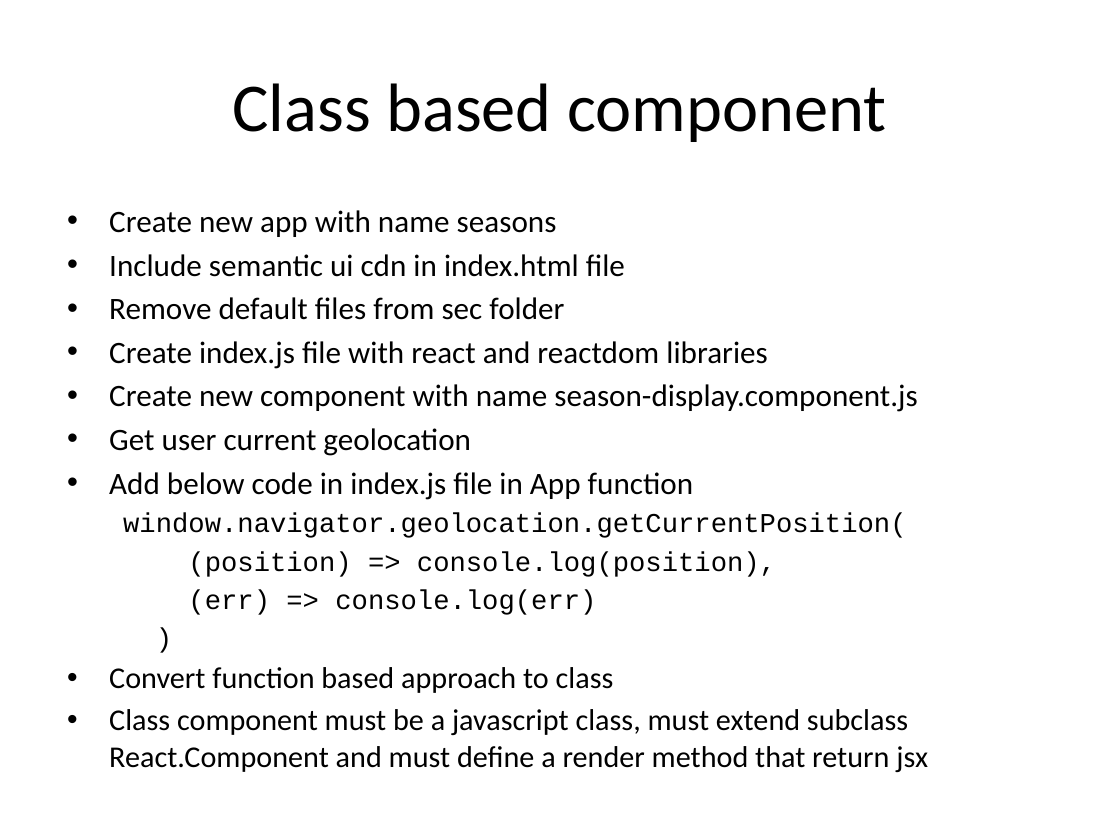
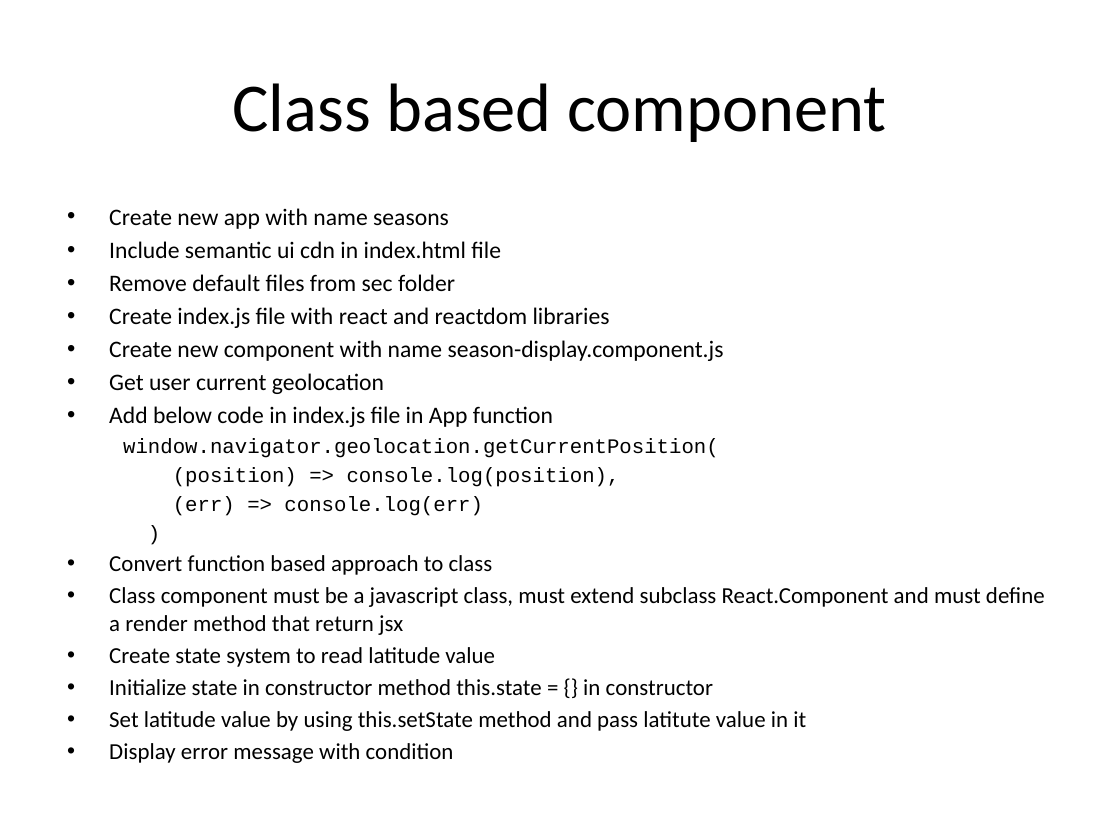
Before and after one commit to chetanbakshi/reactjs, a slide deck: slide 8 of reactjs.pptx. Drawn at 1120x840 pixels with LibreOffice and Linux fonts; fonts in the diff are those of the drawing. Boxes give left, top, right and bottom in pixels: in the first picture for what was removed or moved away, otherwise in the second. Text is boxed around its words. In the diff, an @@ line names an element or a change of style, - is before the commit and + after.

Commit message:
Coverted seasons application from function to class based approach

```diff
--- a/reactjs.pptx
+++ b/reactjs.pptx
@@ text at bbox=[109, 208, 1045, 635]: size 20 to 15.2 pt in "Create new app with name seasons", "Include semantic ui cdn in index.html file", "Remove default files from sec folder", "Create index.js file with react and reactdom ..." and 3 more places; size 17.5 to 13.3 pt in "window.navigator.geolocation.getCurrentPosition(", "(position) => console.log(position),", "(err) => console.log(err)", ")"; size 19.4 to 14.7 pt in "Convert function based approach to class", "Class component must be a javascript class, ..." @@
@@ text at bbox=[109, 647, 806, 763]: paragraphs added @@
+• Create state system to read latitude value
+• Initialize state in constructor method this.state = {} in constructor
+• Set latitude value by using this.setState method and pass latitute value in it
+• Display error message with condition
```
Also in this commit, not shown: 2 other files.
